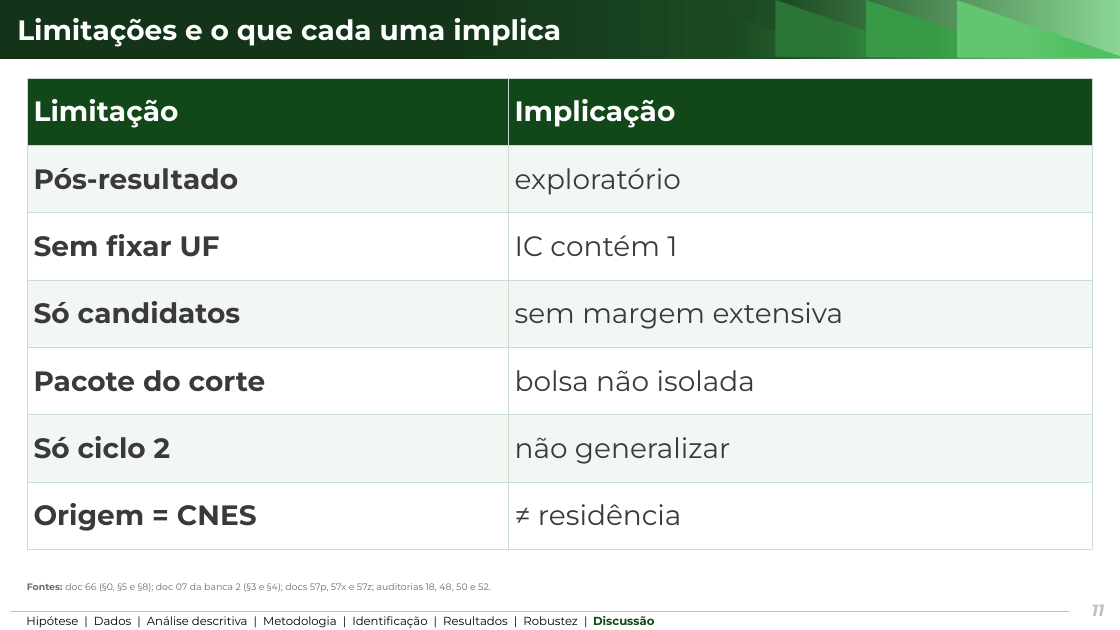
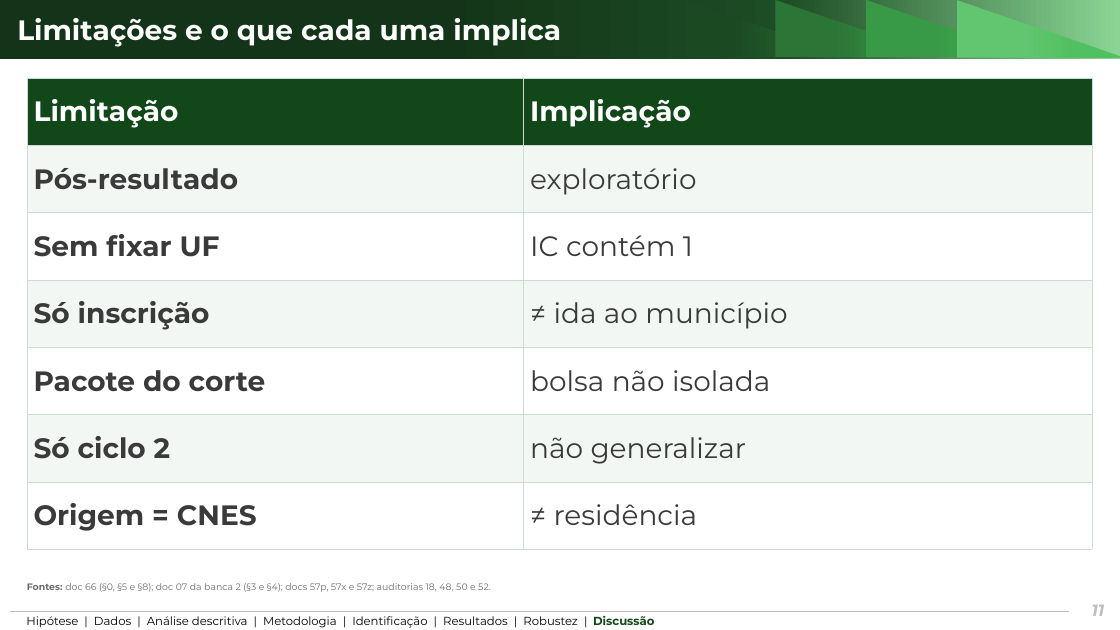
Before and after one commit to ka1victor/impact-eval-health-econ-pmme, a slide deck: slide 11 of output/apresentacao_banca2/deck_banca2_curto.pptx. Drawn at 1120x630 pixels with LibreOffice and Linux fonts; fonts in the diff are those of the drawing; background and template pictures are left out. Boxes give left, top, right and bottom in pixels: in the first picture for what was removed or moved away, otherwise in the second. Text is boxed around its words. In the diff, an @@ line names an element or a change of style, - is before the commit and + after.

```diff
--- a/output/apresentacao_banca2/deck_banca2_curto.pptx
+++ b/output/apresentacao_banca2/deck_banca2_curto.pptx
@@ table at <box>27,78,1092,549</box> @@
-row 4, column 1: Só candidatos
+row 4, column 1: Só inscrição
-row 4, column 2: sem margem extensiva
+row 4, column 2: ≠ ida ao município
```
Also in this commit, not shown: 1 other slide changed, 9 other files.
